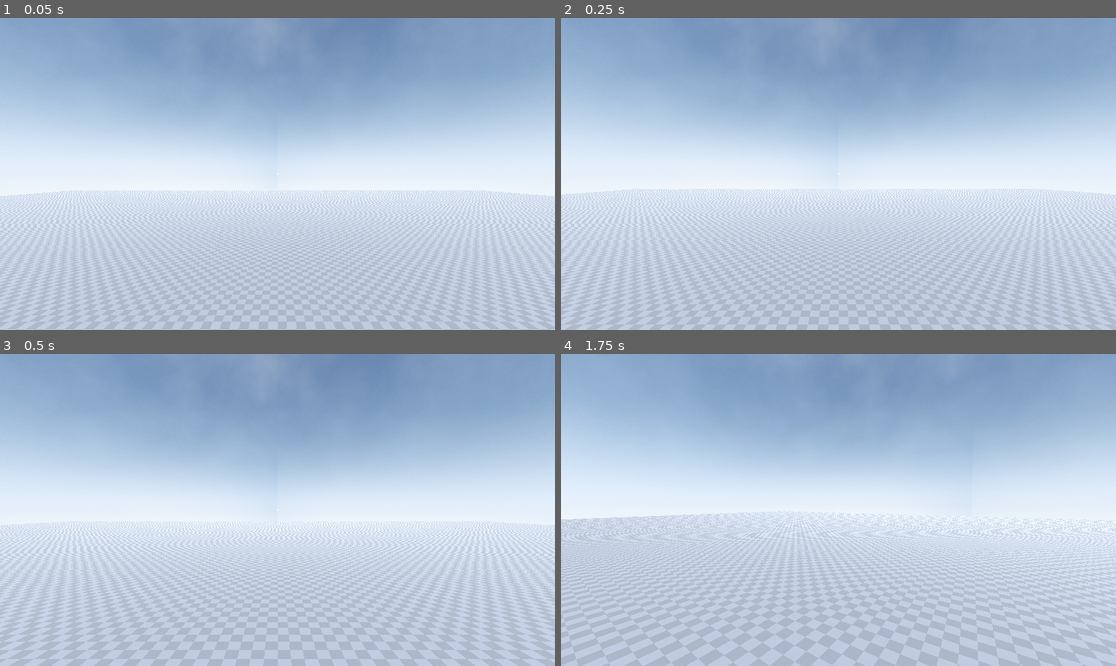
Above: before the commit, frames 1-4 (two rows, left to right).
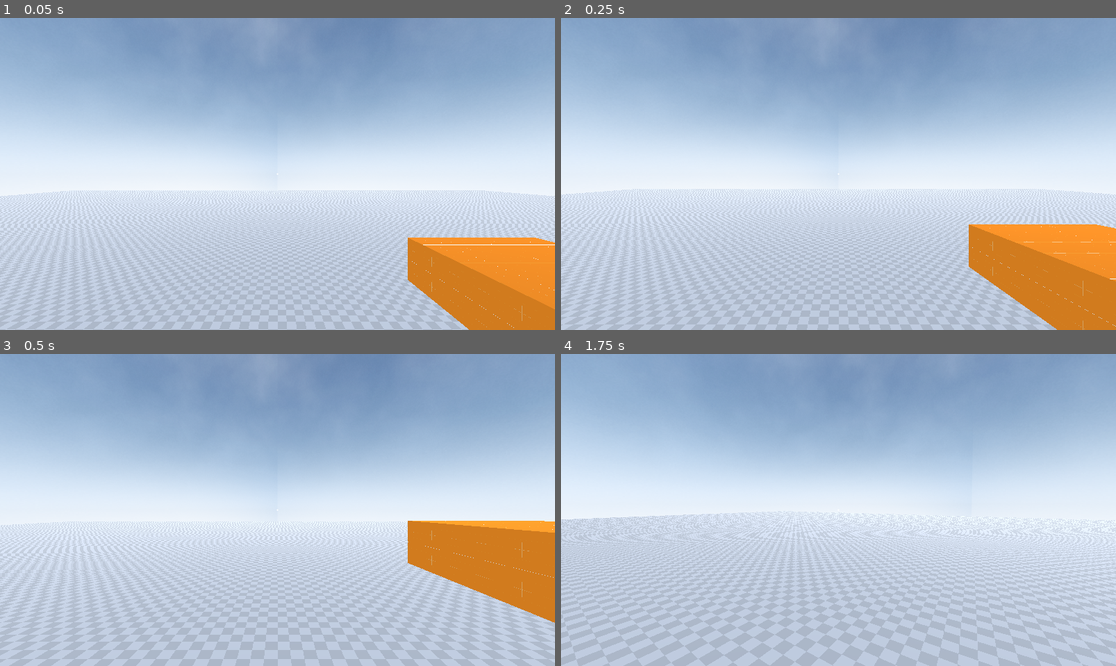
Above: after the commit, the same moments.

Repository: Emaleth/Anathema_old
Game: Godot game, scene res://world.tscn
The game is run twice, just before and just after one commit, with the same random seed, the same clock (stepped at 60 frames per second) and the same inputs.
Inputs (mouse positions are in pixels of both pictures, inside the frame that each line leads up to):
- Up to frame 1 (0.05 s): no input
- Up to frame 2 (0.25 s): no input
- Up to frame 3 (0.5 s): no input
- Up to frame 4 (1.75 s): move the mouse to (866, 510) at 0.52 s; hold W (move_forward) from 0.53 s (still down); tap C (crouch) at 0.6 s; click (866, 510) at 0.67 s; tap Space (jump) at 0.77, 1.52 s; move the mouse to (810, 510) at 1.27 s; click (810, 510) at 1.35 s

The runs differ from the first frame. In frame 1, 6.9% of the frame differs, in the area x 73-100%, y 70-100%; in frame 2, 7.3%, in the area x 73-100%, y 66-100%; in frame 3, 6.1%; in frame 4, nothing differs.

Commit message:
Changes to be committed: 	new file:   assets/sounds/footsteps/footstep00.ogg 	new file:   assets/sounds/footsteps/footstep00.ogg.import 	new file:   assets/sounds/footsteps/footstep01.ogg 	new file:   assets/sounds/footsteps/footstep01.ogg.import 	new file:   assets/sounds/footsteps/footstep02.ogg 	new file:   assets/sounds/footsteps/footstep02.ogg.import 	new file:   assets/sounds/footsteps/footstep03.ogg 	new file:   assets/sounds/footsteps/footstep03.ogg.import 	new file:   assets/sounds/footsteps/footstep04.ogg 	new file:   assets/sounds/footsteps/footstep04.ogg.import 	new file:   assets/sounds/footsteps/footstep05.ogg 	new file:   assets/sounds/footsteps/footstep05.ogg.import 	new file:   assets/sounds/footsteps/footstep06.ogg 	new file:   assets/sounds/footsteps/footstep06.ogg.import 	new file:   assets/sounds/footsteps/footstep07.ogg 	new file:   assets/sounds/footsteps/footstep07.ogg.import 	new file:   assets/sounds/footsteps/footstep08.ogg 	new file:   assets/sounds/footsteps/footstep08.ogg.import 	new file:   assets/sounds/footsteps/footstep09.ogg 	new file:   assets/sounds/footsteps/footstep09.ogg.import 	modified:   source/actors/player/player.gd 	modified:   source/actors/player/player.tscn 	modified:   world.tscn

Diff:
--- a/source/actors/player/player.gd
+++ b/source/actors/player/player.gd
@@ -8,6 +8,23 @@
 var gravity = ProjectSettings.get_setting("physics/3d/default_gravity")
 var mouse_sensitivity := 0.01
 @onready var camera := $Camera3D
+@onready var footsteps_audio := $FootstepsAudio
+
+
+var travelled_distance := 0
+var step_lenght := 2.0
+var footstep_sounds := [
+	preload("res://assets/sounds/footsteps/footstep00.ogg"),
+	preload("res://assets/sounds/footsteps/footstep01.ogg"),
+	preload("res://assets/sounds/footsteps/footstep02.ogg"),
+	preload("res://assets/sounds/footsteps/footstep06.ogg"),
+	preload("res://assets/sounds/footsteps/footstep05.ogg"),
+	preload("res://assets/sounds/footsteps/footstep04.ogg"),
+	preload("res://assets/sounds/footsteps/footstep03.ogg"),
+	preload("res://assets/sounds/footsteps/footstep08.ogg"),
+	preload("res://assets/sounds/footsteps/footstep09.ogg"),
+	preload("res://assets/sounds/footsteps/footstep07.ogg"),
+]
 
 func _ready():
 	Input.mouse_mode = Input.MOUSE_MODE_CAPTURED
@@ -28,6 +45,7 @@
 	if direction:
 		velocity.x = direction.x * SPEED
 		velocity.z = direction.z * SPEED
+		footsteps()
 	else:
 		velocity.x = move_toward(velocity.x, 0, SPEED)
 		velocity.z = move_toward(velocity.z, 0, SPEED)
@@ -40,3 +58,11 @@
 		rotation_degrees.y = wrap(rotation_degrees.y, -180, 180)
 		camera.rotate_x(event.relative.y * mouse_sensitivity * -1)
 		camera.rotation_degrees.x = clamp(camera.rotation_degrees.x, -90, 90)
+
+func footsteps():
+	if is_on_floor():
+		travelled_distance += velocity.length()
+		if travelled_distance >= step_lenght:
+			travelled_distance = 0.0
+			footsteps_audio.stream = footstep_sounds.pick_random()
+			footsteps_audio.play()
--- a/source/actors/player/player.tscn
+++ b/source/actors/player/player.tscn
@@ -15,3 +15,10 @@
 
 [node name="Camera3D" type="Camera3D" parent="."]
 transform = Transform3D(1, 0, 0, 0, 1, 0, 0, 0, 1, 0, 1.55, 0)
+
+[node name="FootstepsAudio" type="AudioStreamPlayer3D" parent="."]
+transform = Transform3D(1, 0, 0, 0, -4.37114e-08, 1, 0, -1, -4.37114e-08, 0, 0, 0)
+max_distance = 5.0
+max_polyphony = 2
+emission_angle_enabled = true
+emission_angle_degrees = 90.0
--- a/world.tscn
+++ b/world.tscn
@@ -3,8 +3,8 @@
 [ext_resource type="PackedScene" uid="uid://cruro5nbk2ds" path="res://source/actors/player/player.tscn" id="1_fnffb"]
 [ext_resource type="Material" uid="uid://bxjk8g7oqv63i" path="res://assets/materials/light.tres" id="1_iddo6"]
 [ext_resource type="Texture2D" uid="uid://q1xumeifxf2b" path="res://assets/skyfinal.png" id="1_vip8k"]
+[ext_resource type="Material" uid="uid://cms78nc73istx" path="res://assets/materials/orange.tres" id="3_5gc0g"]
 [ext_resource type="Texture2D" uid="uid://bnxaqtlvuwu43" path="res://assets/crosshairs/crosshair001.png" id="3_aeo84"]
-[ext_resource type="Material" uid="uid://b5m5fyxd5eph1" path="res://assets/materials/green.tres" id="3_q4sx3"]
 
 [sub_resource type="PanoramaSkyMaterial" id="PanoramaSkyMaterial_n8ane"]
 panorama = ExtResource("1_vip8k")
@@ -34,8 +34,14 @@
 
 [node name="CSGBox3D" type="CSGBox3D" parent="Terrain"]
 transform = Transform3D(1, 0, 0, 0, 1, 0, 0, 0, 1, 0, 0.5, 0)
-material_override = ExtResource("3_q4sx3")
+material_override = ExtResource("3_5gc0g")
 use_collision = true
+
+[node name="CSGBox3D2" type="CSGBox3D" parent="Terrain"]
+transform = Transform3D(1, 0, 0, 0, 1, 0, 0, 0, 1, 4.58254, 2, -3.3106)
+material_override = ExtResource("3_5gc0g")
+use_collision = true
+size = Vector3(3, 1, 3)
 
 [node name="Environment" type="Node3D" parent="."]
 
Not shown, added: assets/sounds/footsteps/footstep00.ogg.import
Not shown, added: assets/sounds/footsteps/footstep01.ogg.import
Not shown, added: assets/sounds/footsteps/footstep02.ogg.import
Not shown, added: assets/sounds/footsteps/footstep03.ogg.import
Not shown, added: assets/sounds/footsteps/footstep04.ogg.import
Not shown, added: assets/sounds/footsteps/footstep05.ogg.import
Not shown, added: assets/sounds/footsteps/footstep06.ogg.import
Not shown, added: assets/sounds/footsteps/footstep07.ogg.import
Not shown, added: assets/sounds/footsteps/footstep08.ogg.import
Not shown, added: assets/sounds/footsteps/footstep09.ogg.import
Not shown, added: assets/sounds/footsteps/footstep00.ogg
Not shown, added: assets/sounds/footsteps/footstep01.ogg
(and 8 more such lines)
